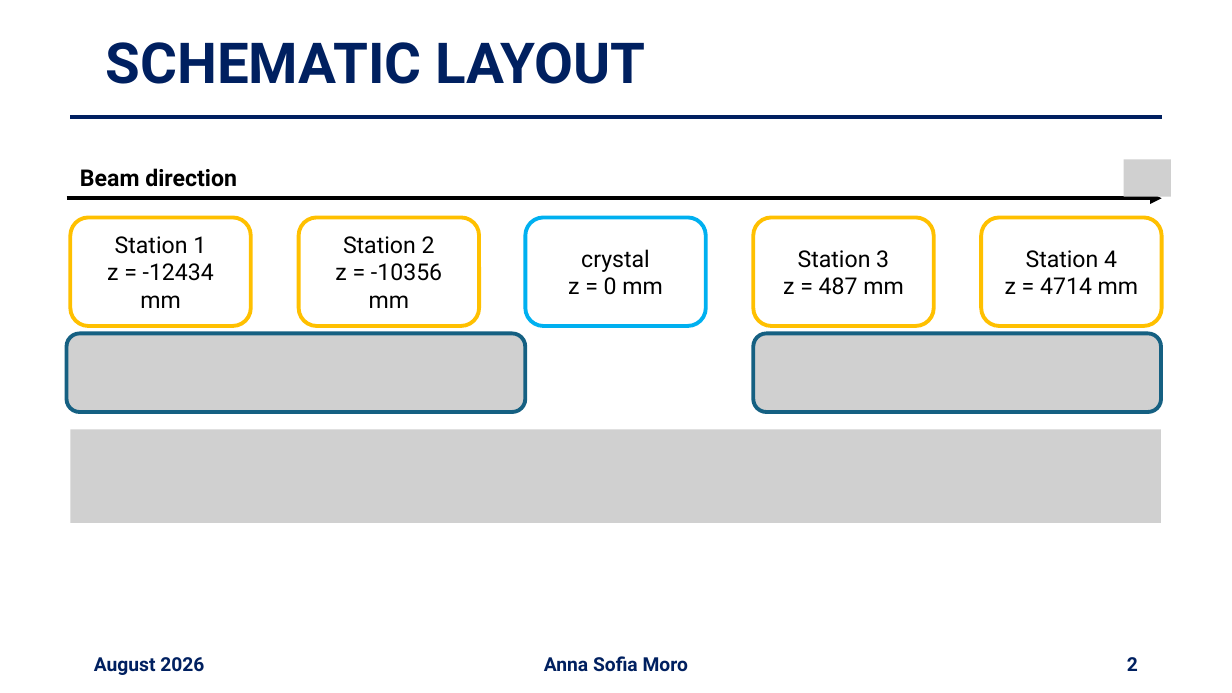
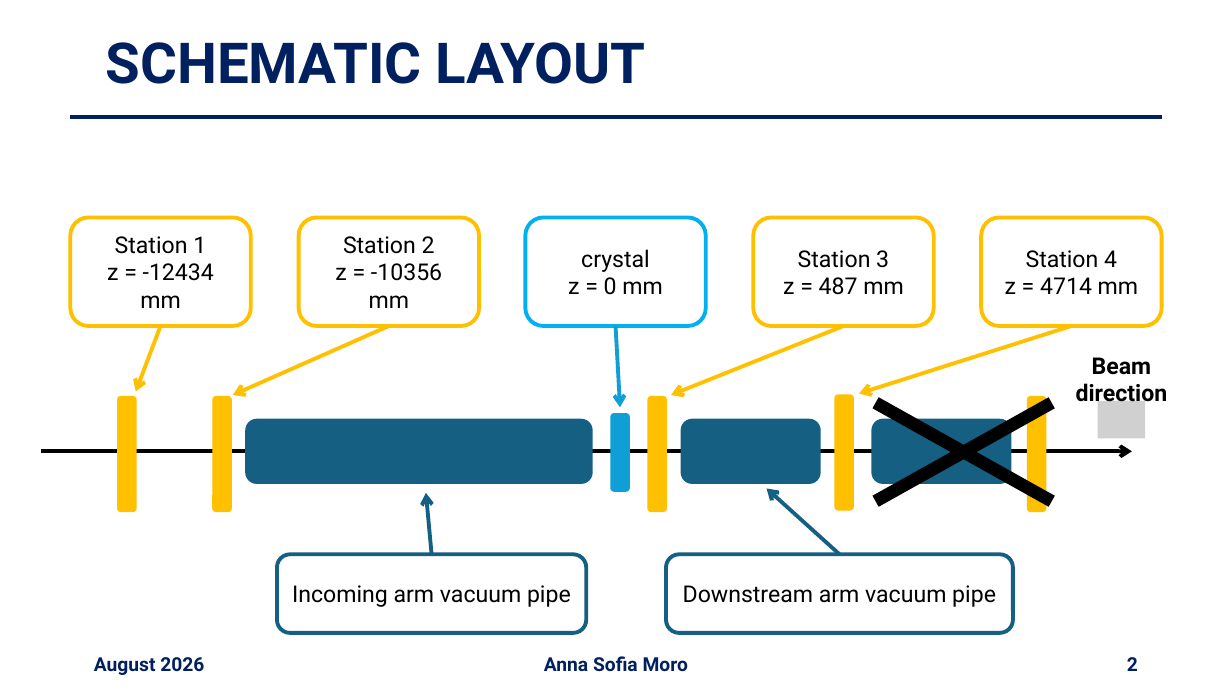
Before and after one commit to annaasofia/tesi, a slide deck: slide 2 of slides/layout.pptx. Drawn at 1232x693 pixels with LibreOffice and Linux fonts; fonts in the diff are those of the drawing; grey boxes stand for pictures. Boxes give left, top, right and bottom in pixels: in the first picture for what was removed or moved away, otherwise in the second. Text is boxed around its words. In the diff, an @@ line names an element or a change of style, - is before the commit and + after.

```diff
--- a/slides/layout.pptx
+++ b/slides/layout.pptx
@@ picture removed at (1124,159,1171,196) @@
@@ arrow added from (161, 326) to (136, 392), #FFC000 3 pt @@
@@ arrow added from (389, 326) to (233, 395), #FFC000 3 pt @@
@@ arrow added from (616, 326) to (620, 408), #0F9ED5 3 pt @@
@@ arrow added from (844, 326) to (671, 395), #FFC000 3 pt @@
@@ arrow added from (1072, 326) to (860, 394), #FFC000 3 pt @@
@@ picture removed at (67,334,526,412) @@
@@ picture removed at (753,334,1161,412) @@
@@ cross added at (795,358,1134,547), fill #000000 @@
@@ text at (1076,357,1168,402): text changed @@
-Beam direction
+Beam
+direction
@@ group added at (118,396,1145,512): 9 rounded rectangles, 1 picture @@
@@ picture removed at (70,430,1161,523) @@
@@ arrow moved from (67, 199) - (1162, 199) to (41, 451) - (1132, 451) @@
@@ arrow (41, 451) - (1132, 451): arrowheads changed @@
@@ arrow added from (432, 555) to (426, 493), #156082 3 pt @@
@@ arrow added from (840, 555) to (767, 489), #156082 3 pt @@
@@ rounded rectangle added at (277,555,587,633), outline #156082 3 pt, 18 pt, text #000000 @@
+Incoming arm vacuum pipe
@@ rounded rectangle added at (666,555,1013,633), outline #156082 3 pt, 18 pt, text #000000 @@
+Downstream arm vacuum pipe
```
Also in this commit, not shown: 1 other slide changed, 2 other files.
